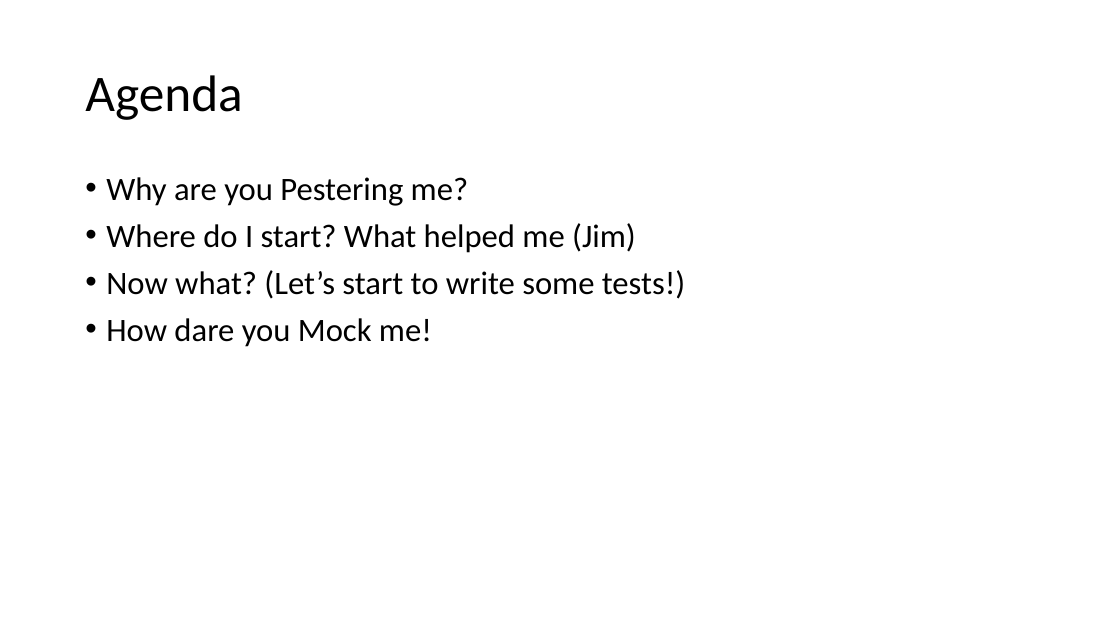
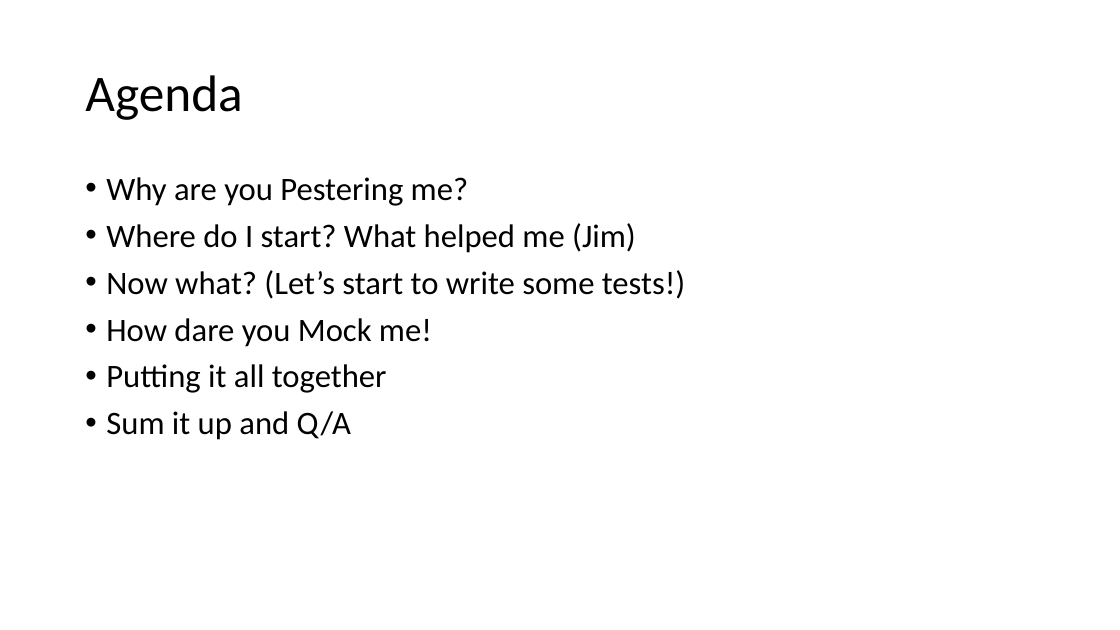
Before and after one commit to rockarruda/PesterSummitSession, a slide deck: slide 9 of Presentation/Summit-Pester.pptx. Drawn at 1120x630 pixels with LibreOffice and Linux fonts; fonts in the diff are those of the drawing; background and template pictures are left out. Boxes give left, top, right and bottom in pixels: in the first picture for what was removed or moved away, otherwise in the second. Text is boxed around its words. In the diff, an @@ line names an element or a change of style, - is before the commit and + after.

```diff
--- a/Presentation/Summit-Pester.pptx
+++ b/Presentation/Summit-Pester.pptx
@@ text at (x1=106, y1=364, x2=387, y2=440): paragraphs added @@
+• Putting it all together
+• Sum it up and Q/A
```
Also in this commit, not shown: 3 other files.
